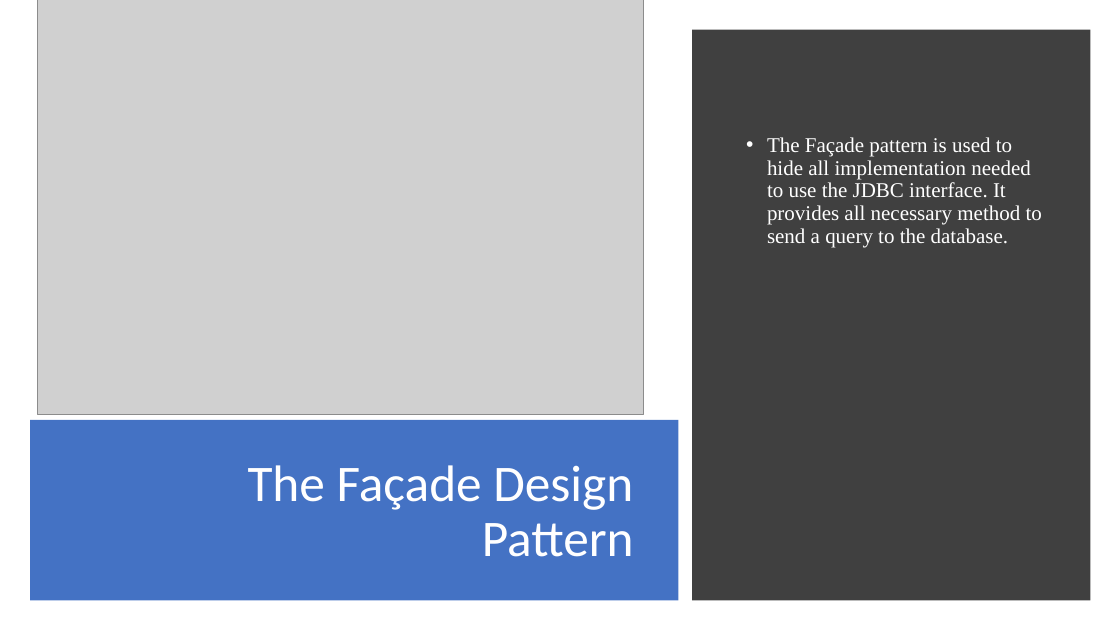
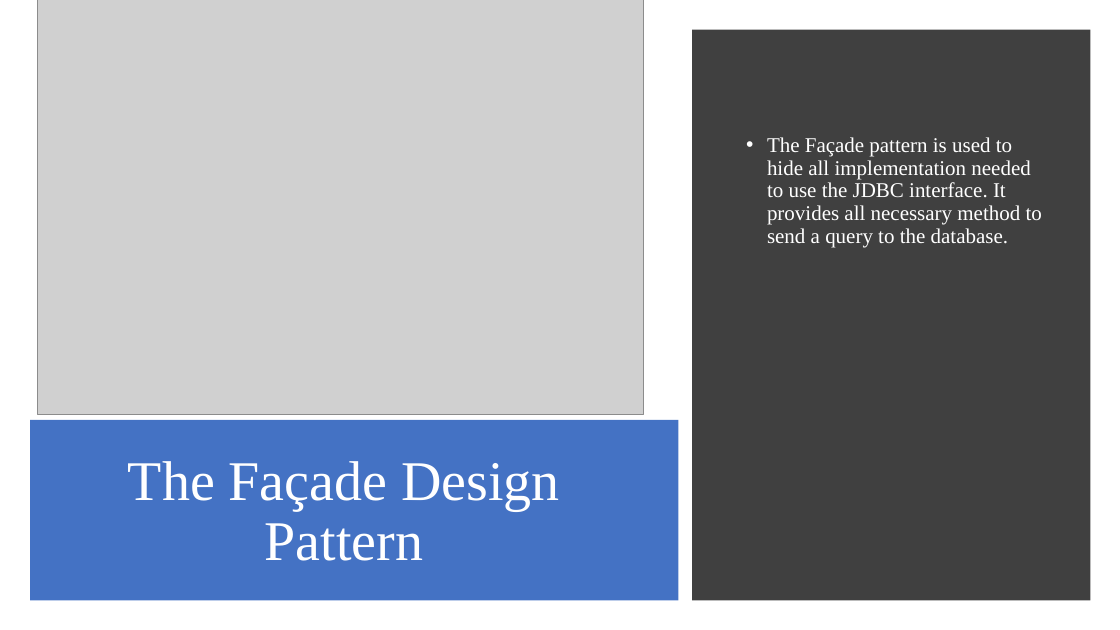
Before and after one commit to asdprojectlibrary/FrameworkLibraryProject, a slide deck: slide 13 of FinalLibraryFrameworkDesignDocument.pptx. Drawn at 1120x630 pixels with LibreOffice and Linux fonts; fonts in the diff are those of the drawing; grey boxes stand for pictures. Boxes give left, top, right and bottom in pixels: in the first picture for what was removed or moved away, otherwise in the second. Text is boxed around its words. In the diff, an @@ line names an element or a change of style, - is before the commit and + after.

Commit message:
document clean up, formatting

```diff
--- a/FinalLibraryFrameworkDesignDocument.pptx
+++ b/FinalLibraryFrameworkDesignDocument.pptx
@@ title "The Façade Design Pattern" at box(128, 461, 560, 561): size 44 to 48 pt, font Calibri to Times New Roman; alignment right to centre @@
```
Also in this commit, not shown: 12 other slides changed.
